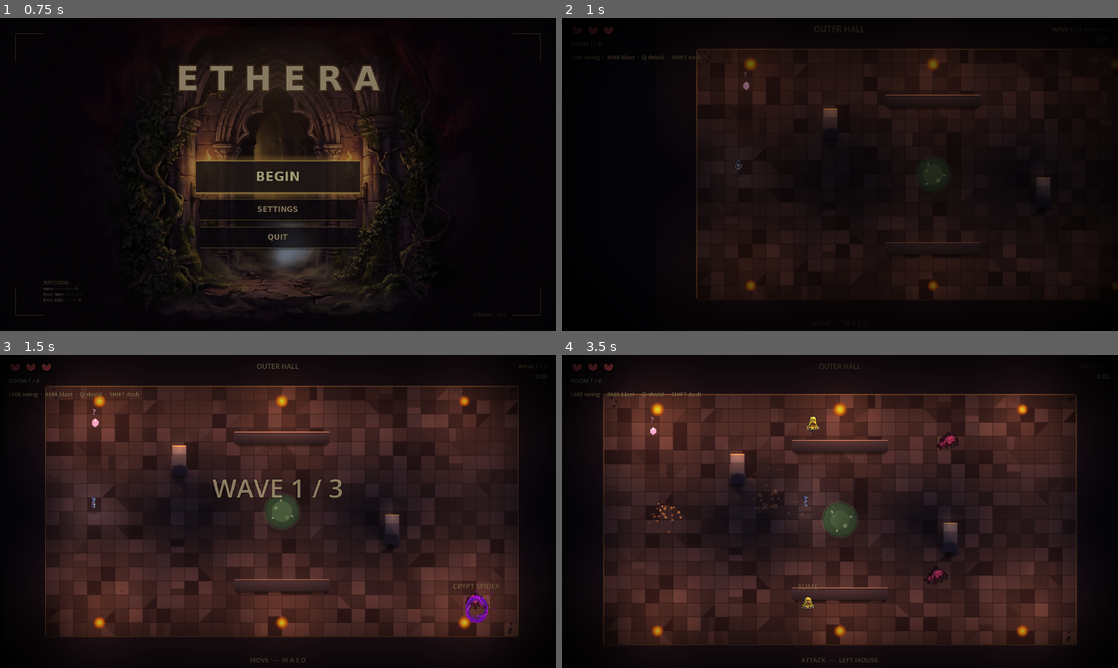
Above: before the commit, frames 1-4 (two rows, left to right).
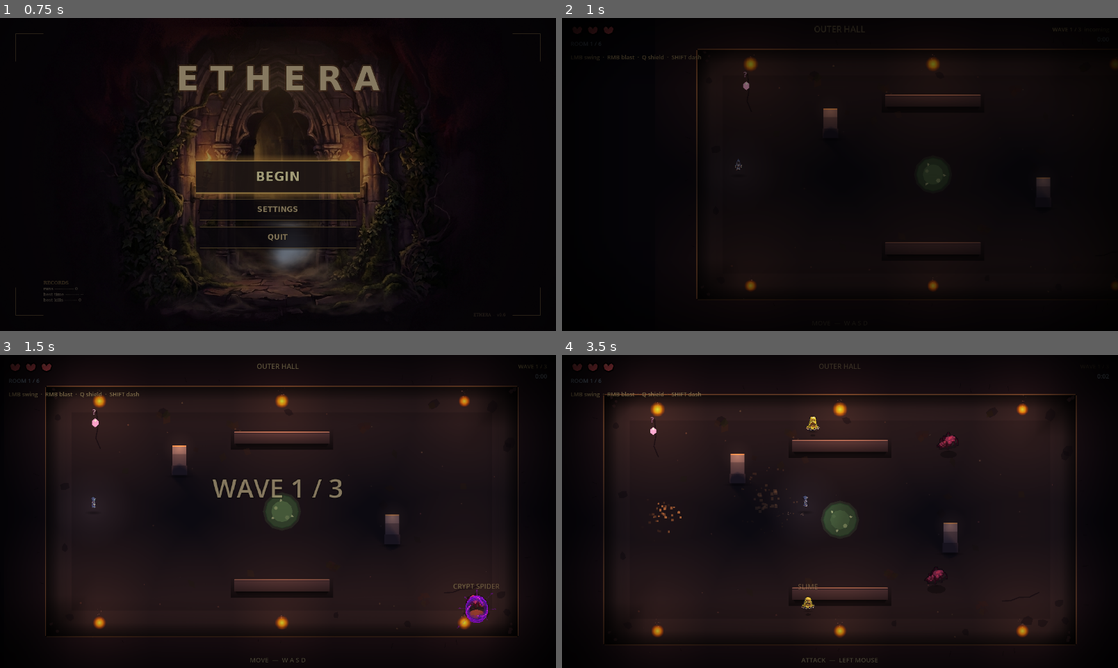
Above: after the commit, the same moments.

Repository: alitaghva1/ethera
Game: Godot game, scene res://scenes/main_menu.tscn
Same seed, same stepped clock (60 frames per second), same inputs: the game is played once before the commit and once after it.
Inputs (mouse positions are in pixels of both pictures, inside the frame that each line leads up to):
- Up to frame 1 (0.75 s): click "BEGIN" at 0.5 s
- Up to frame 2 (1 s): no input
- Up to frame 3 (1.5 s): tap Enter at 1.25 s; move the mouse to (400, 495) at 1.27 s; press the mouse at (400, 495) at 1.28 s; hold D (move_right) from 1.28 s (still down)
- Up to frame 4 (3.5 s): release D (move_right) at 2 s; release the mouse at (962, 495) at 2 s; drag from (728, 527) to (617, 423) at 2.02 s; move the mouse to (895, 442) at 2.77 s; hold D (move_right) from 2.78 s (still down); tap Shift (dash_strike) at 2.85 s

Frame 1 is identical in both runs. In frame 2, 3.3% of the frame differs, in the area x 24-87%, y 10-90%; in frame 3, 33%; in frame 4, 34%, in the area x 7-93%, y 12-93%.

Commit message:
feat(godot iter-183 item 1): solid floor base unburies the iter-115 chrome
Cycle 2 / item 1 — addresses ChatGPT's #1 critique ("the floor texture is
doing too much, but not saying enough"). Replaces the 1280×768
procedural_dungeon.png Sprite2D with a solid Polygon2D BaseFloor at z=-3.

Why this is a much bigger fix than it looks:

1) The texture itself was the visible noise. It was a brick-bordered
   1280×768 PNG with ~50 same-size center tiles each at random
   brightness — "every square trying to be interesting" (ChatGPT). The
   brick border was already invisible at runtime (covered by the iter-30
   perimeter wall mass strips), so swapping the texture out costs us
   nothing visible we wanted.

2) ALL the iter-115 chrome work (CHROME_CENTER_MUTE, _spawn_wall_inner_shadows,
   _spawn_corner_ao) was set to z=-1, below the texture at z=0. That
   means hundreds of lines of compositional darkening have been BURIED
   under the texture for many iters — none of the AO / mute / wall-
   inner-shadow chrome was reaching the surface. Same for the iter-34
   biome wash overlays at z=-2.

3) With BaseFloor at z=-3 (below all chrome), the chrome layers NOW
   RENDER correctly above the floor for the first time. The composition
   work that was already implemented becomes visible in one commit:
     • Center mute slightly darkens the playable middle
     • Wall inner shadows (32 px AO at each wall edge) reads as proper
       seam shadow
     • Corner AO (96 px reach) deepens the four inside corners
     • Biome wash overlay tints the floor per biome
   None of these were visible before. They are now.

Also ties ChatGPT's #5 critique (palette too uniformly brown-red):
shifts CanvasModulate from (0.32, 0.30, 0.38) muddy purple-brown to
(0.26, 0.27, 0.32) cool dungeon stone. Cooler ambient creates the
headroom needed for warm torch pools (item 3) to actually punch
through as warm-light pools instead of getting absorbed into a
brown-red wash.

BaseFloor color (0.14, 0.13, 0.17) is calibrated to sit slightly
lighter than CHROME_WALL_STONE_COLOR (0.10, 0.08, 0.13) so the wall
edges read as darker than the floor center — implicit composition
without any extra geometry. With CanvasModulate at 0.26 multiplied in,
final floor brightness is ~0.036 — deep dark stone that lets torch
pools and chrome AO stand out by contrast.

Items 2 (perimeter prop clusters) and 3 (palette + light drama)
follow in the next two commits.

Co-Authored-By: Claude Opus 4.7 (1M context) <noreply@anthropic.com>

Diff:
--- a/slime-depths-godot/scenes/main.tscn
+++ b/slime-depths-godot/scenes/main.tscn
@@ -29,12 +29,34 @@
 ; the room dark so the torches do the actual lighting. Slight blue
 ; tint = "cold dungeon" ambient. Without this, PointLight2D energy just
 ; adds on top of fully-lit floors and torches look like flat decals.
+; Iter 183 — shifted from muddy purple (0.32, 0.30, 0.38) to cooler
+; dungeon stone (0.26, 0.27, 0.32). The old tone read warm-brown-red
+; which made everything in the scene live in the same color band
+; (ChatGPT critique #5: "palette too uniformly brown-red"). New cooler
+; ambient creates room for warm torch pools to actually punch through.
 [node name="CanvasModulate" type="CanvasModulate" parent="."]
-color = Color(0.32, 0.30, 0.38, 1)
-
-[node name="Background" type="Sprite2D" parent="."]
-position = Vector2(640, 384)
-texture = ExtResource("2_room")
+color = Color(0.26, 0.27, 0.32, 1)
+
+; Iter 183 — BaseFloor replaces the iter-? procedural_dungeon.png
+; Sprite2D. The 1280×768 prerendered tile texture had ~50 same-size
+; square tiles each at random brightness — read as "tiled prototype
+; noise" (ChatGPT critique #1: "every square is trying to be
+; interesting"). The texture sat at z=0 which buried all the iter-115
+; center-floor-mute / wall-AO chrome at z=-1 underneath it (none of
+; the compositional darkening reached the surface). Replacing with a
+; solid Polygon2D at z=-3 means:
+;   • The floor is a single quiet dark-stone color (no tile noise)
+;   • Existing chrome at z=-1 (center mute, inner AO, corner AO) and
+;     biome wash at z=-2 NOW RENDERS correctly above the base floor —
+;     hundreds of iters of compositional work that was buried becomes
+;     visible in one swap.
+; Color: warm-cool dark stone, tuned to harmonize with the iter-30
+; perimeter wall mass (0.10, 0.08, 0.13) — floor is slightly lighter
+; so wall edges read as deeper than floor center.
+[node name="BaseFloor" type="Polygon2D" parent="."]
+polygon = PackedVector2Array(0, 0, 1280, 0, 1280, 768, 0, 768)
+color = Color(0.14, 0.13, 0.17, 1)
+z_index = -3
 
 [node name="Walls" type="StaticBody2D" parent="."]
 collision_layer = 1
